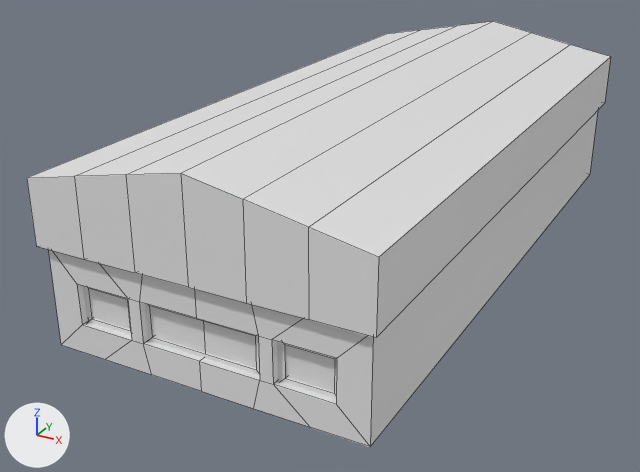
An edit to the FBX model Assets/3D/Mesh/Batiments/Joliette/Bat_Joliette_4.1.fbx, drawn before and after from the same camera.
Camera for both pictures: a 50 mm lens placed at (15.5, -27.9, 13.5), pointed at (1.4, -2.3, 0.7). Arrows for +X, +Y and +Z are at lower left; the lights stay in place. Mesh edges are drawn as thin lines.

Names of what the first picture shows: 'Bat_Joliette_4..1'.
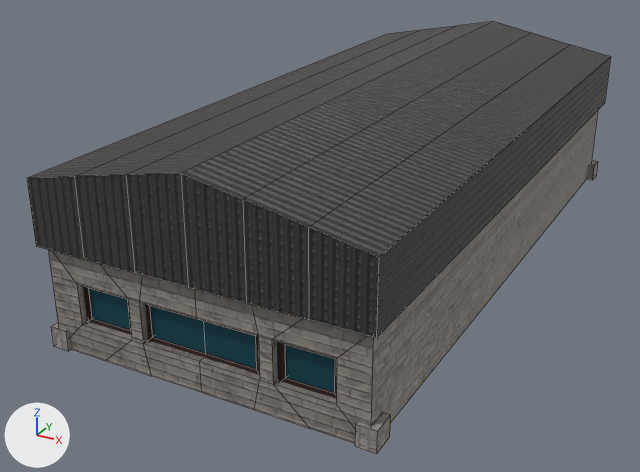
The newer file is also turned or shifted as a whole; pictures and numbers use the older file's frame.

Where the change shows, as pixel boxes (x1, y1, x2, y2) in the pictures (640 x 472 px):
'Bat_Joliette_4..1', surface changed, reshaped (white to grey): before (27, 21, 611, 447); after (27, 21, 611, 454)
part 1 of me_cube_060, added: after (51, 160, 598, 454)
part 2 of me_cube_060, surface changed (white to grey): (27, 21, 611, 442) in both

The change, as a list of edits to the scene's bpy script:
```text
Add img_t_bat_joliette_4_1_normal_png:
    img_t_bat_joliette_4_1_normal_png = load_image('T_Bat_Joliette_4.1_Normal.png', '../../../Texture/Batiments/Joliette/T_Bat_Joliette_4.1_Normal.png', 1024, 1024, 'Non-Color')
Add img_t_bat_joliette_4_1_albedotransparency_png:
    img_t_bat_joliette_4_1_albedotransparency_png = load_image('T_Bat_Joliette_4.1_AlbedoTransparency.png', '../../../Texture/Batiments/Joliette/T_Bat_Joliette_4.1_AlbedoTransparency.png', 1024, 1024, 'sRGB')
Add img_t_bat_joliette_4_1_metallicsmoothness_png:
    img_t_bat_joliette_4_1_metallicsmoothness_png = load_image('T_Bat_Joliette_4.1_MetallicSmoothness.png', '../../../Texture/Batiments/Joliette/T_Bat_Joliette_4.1_MetallicSmoothness.png', 1024, 1024, 'Non-Color')
Change mat_bat_joliette_4_1:
    add n2 = _N.new('ShaderNodeTexImage'); n2.name = 'Image Texture'
    add n2.image = img_t_bat_joliette_4_1_albedotransparency_png
    add n3 = _N.new('ShaderNodeTexImage'); n3.name = 'Image Texture.001'
    add n3.image = img_t_bat_joliette_4_1_metallicsmoothness_png
    add n4 = _N.new('ShaderNodeTexImage'); n4.name = 'Image Texture.002'
    add n4.image = img_t_bat_joliette_4_1_normal_png
    add n5 = _N.new('ShaderNodeNormalMap'); n5.name = 'Normal Map'
    where n0 = _N.new('ShaderNodeBsdfPrincipled'); n0.name = 'Principled BSDF'
    add _L.new(n2.outputs[0], n0.inputs[0])  # 'Color' to 'Base Color'
    add _L.new(n3.outputs[0], n0.inputs[1])  # 'Color' to 'Metallic'
    add _L.new(n4.outputs[0], n5.inputs[1])  # 'Color' to 'Color'
    add _L.new(n5.outputs[0], n0.inputs[5])  # 'Normal' to 'Normal'
Change me_cube_060:
    used by ob_bat_joliette_4__1; location = (0.0, 0.0, 0.0)
    remove me_cube_060.from_pydata(...)  # 424 vertices, 294 faces; spans x -2.6..8.1, y -11.8..11.2, z 0.0..6.4
    add me_cube_060.from_pydata(...)  # 456 vertices, 314 faces; spans x -2.6..8.2, y -11.8..11.3, z 0.0..6.4
    me_cube_060 part 1
    16 vertices are added at x -2.4..8.2, y -11.7..10.5, z 0.0..0.7
    16 new vertices lie (0.0, 0.8, 0.0) away from vertices in x -2.4..8.2, y -11.7..10.5, z 0.0..0.7
    20 new faces join them
    me_cube_060 part 2: 294 kept faces spanning x -2.6..8.1, y -11.8..11.2, z 0.0..6.4 get new texture (UV) coordinates
```
